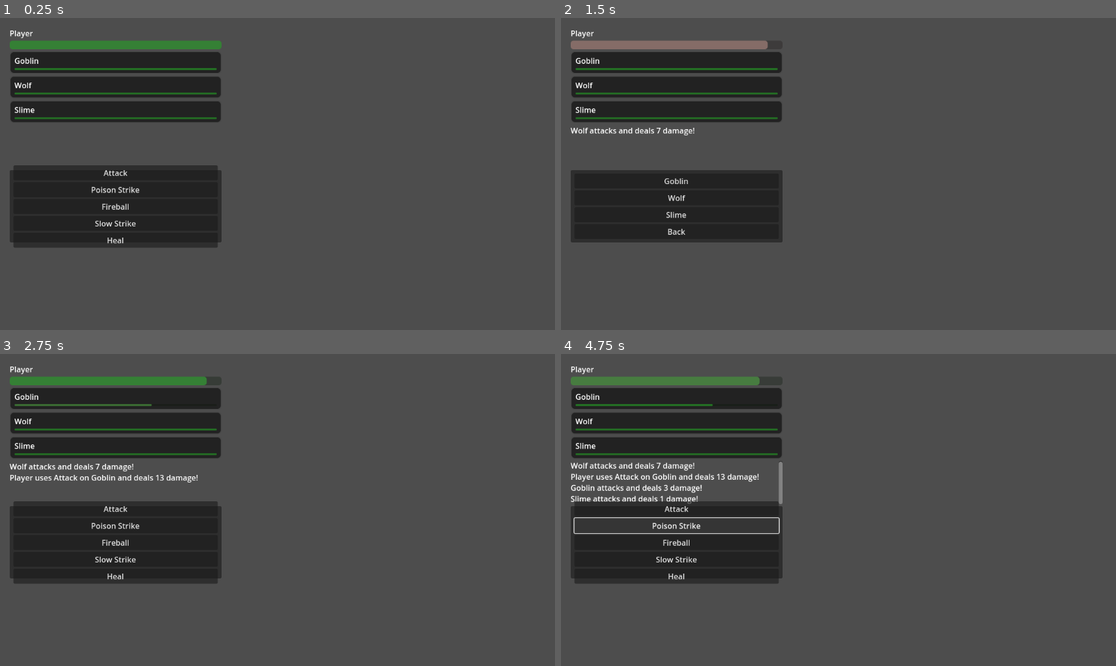
Above: before the commit, frames 1-4 (two rows, left to right).
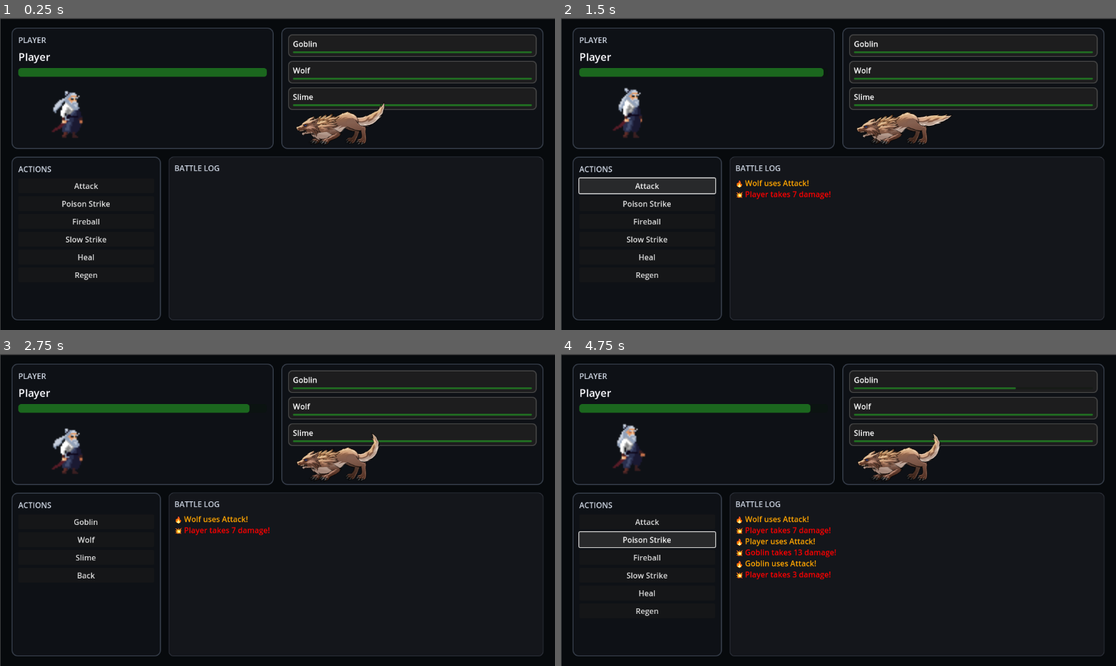
Above: after the commit, the same moments.

Repository: luizpanigassi/RPG_battle_test
Game: Godot game, scene res://scenes/battle/battle_scene.tscn
The game is run twice, just before and just after one commit, with the same random seed, the same clock (stepped at 60 frames per second) and the same inputs.
Inputs (mouse positions are in pixels of both pictures, inside the frame that each line leads up to):
- Up to frame 1 (0.25 s): no input
- Up to frame 2 (1.5 s): click (649, 273) at 0.5 s, where only the run after the commit has a clickable "Regen"; click "Attack" at 1.25 s
- Up to frame 3 (2.75 s): click (116, 516) at 2 s, where only the run before the commit has a clickable "Goblin"
- Up to frame 4 (4.75 s): click (649, 522) at 2.75 s, where only the run after the commit has a clickable "Goblin"; click (677, 525) at 3.5 s, where only the run before the commit has a clickable "Poison Strike"; click "Poison Strike" at 4.25 s

The runs differ from the first frame. In frame 1, 85% of the frame differs, in the area x 0-100%, y 0-100%; in frame 2, 86%; in frame 3, 86%; in frame 4, 87%.

Commit message:
[feat]: player sprite added, log improved

Diff:
--- a/scenes/battle/battle_scene.tscn
+++ b/scenes/battle/battle_scene.tscn
@@ -10,8 +10,15 @@
 [node name="CombatManager" type="Node" parent="."]
 script = ExtResource("1_ugm31")
 
-[node name="Player" parent="." instance=ExtResource("2_o3k7m")]
+[node name="CanvasLayer" type="CanvasLayer" parent="."]
 
-[node name="Enemy" parent="." instance=ExtResource("3_lbt8a")]
+[node name="Player" parent="CanvasLayer" instance=ExtResource("2_o3k7m")]
+z_index = 2
+position = Vector2(144, 149)
+scale = Vector2(3.02643, 3.02643)
 
-[node name="BattleUi" parent="." instance=ExtResource("4_cywj5")]
+[node name="Enemy" parent="CanvasLayer" instance=ExtResource("3_lbt8a")]
+z_index = 1
+position = Vector2(711, 166)
+
+[node name="BattleUi" parent="CanvasLayer" instance=ExtResource("4_cywj5")]
--- a/scenes/entities/enemy.tscn
+++ b/scenes/entities/enemy.tscn
@@ -1,6 +1,88 @@
-[gd_scene load_steps=2 format=3 uid="uid://p8vqswfr8i72"]
+[gd_scene load_steps=12 format=3 uid="uid://p8vqswfr8i72"]
 
 [ext_resource type="Script" uid="uid://dat5h4biii7s8" path="res://scripts/entities/enemies/enemy.gd" id="1_d7j71"]
+[ext_resource type="Texture2D" uid="uid://8v781iv58qan" path="res://assets/sprites/wolf.png" id="2_67neu"]
+
+[sub_resource type="AtlasTexture" id="AtlasTexture_ktqfp"]
+atlas = ExtResource("2_67neu")
+region = Rect2(650, 216, 325, 216)
+
+[sub_resource type="AtlasTexture" id="AtlasTexture_defa4"]
+atlas = ExtResource("2_67neu")
+region = Rect2(975, 216, 325, 216)
+
+[sub_resource type="AtlasTexture" id="AtlasTexture_jr1g6"]
+atlas = ExtResource("2_67neu")
+region = Rect2(1300, 216, 325, 216)
+
+[sub_resource type="AtlasTexture" id="AtlasTexture_hlb8m"]
+atlas = ExtResource("2_67neu")
+region = Rect2(1625, 216, 325, 216)
+
+[sub_resource type="AtlasTexture" id="AtlasTexture_4fpkd"]
+atlas = ExtResource("2_67neu")
+region = Rect2(1625, 0, 325, 216)
+
+[sub_resource type="AtlasTexture" id="AtlasTexture_67neu"]
+atlas = ExtResource("2_67neu")
+region = Rect2(325, 0, 325, 216)
+
+[sub_resource type="AtlasTexture" id="AtlasTexture_wqw0c"]
+atlas = ExtResource("2_67neu")
+region = Rect2(650, 0, 325, 216)
+
+[sub_resource type="AtlasTexture" id="AtlasTexture_onntj"]
+atlas = ExtResource("2_67neu")
+region = Rect2(0, 0, 325, 216)
+
+[sub_resource type="SpriteFrames" id="SpriteFrames_1kl1a"]
+animations = [{
+"frames": [{
+"duration": 1.0,
+"texture": SubResource("AtlasTexture_ktqfp")
+}, {
+"duration": 1.0,
+"texture": SubResource("AtlasTexture_defa4")
+}, {
+"duration": 1.0,
+"texture": SubResource("AtlasTexture_jr1g6")
+}, {
+"duration": 1.0,
+"texture": SubResource("AtlasTexture_hlb8m")
+}, {
+"duration": 1.0,
+"texture": SubResource("AtlasTexture_4fpkd")
+}],
+"loop": true,
+"name": &"wolf_attack",
+"speed": 10.0
+}, {
+"frames": [{
+"duration": 1.0,
+"texture": SubResource("AtlasTexture_67neu")
+}, {
+"duration": 1.0,
+"texture": SubResource("AtlasTexture_67neu")
+}, {
+"duration": 1.0,
+"texture": SubResource("AtlasTexture_wqw0c")
+}, {
+"duration": 1.0,
+"texture": SubResource("AtlasTexture_onntj")
+}, {
+"duration": 1.0,
+"texture": SubResource("AtlasTexture_onntj")
+}],
+"loop": true,
+"name": &"wolf_idle",
+"speed": 5.0
+}]
 
 [node name="Enemy" type="Node2D"]
 script = ExtResource("1_d7j71")
+
+[node name="AnimatedSprite2D" type="AnimatedSprite2D" parent="."]
+sprite_frames = SubResource("SpriteFrames_1kl1a")
+animation = &"wolf_idle"
+autoplay = "wolf_idle"
+frame_progress = 0.0317819
--- a/scenes/entities/player.tscn
+++ b/scenes/entities/player.tscn
@@ -1,6 +1,180 @@
-[gd_scene load_steps=2 format=3 uid="uid://mww3mvqcra6c"]
+[gd_scene load_steps=27 format=3 uid="uid://mww3mvqcra6c"]
 
 [ext_resource type="Script" uid="uid://bmbtihta7m53s" path="res://scripts/entities/player_party/player.gd" id="1_ucweq"]
+[ext_resource type="Texture2D" uid="uid://ckqqgy3x3agh1" path="res://assets/sprites/player_attack.png" id="2_42nxq"]
+[ext_resource type="Texture2D" uid="uid://bfn3be7q3j6og" path="res://assets/sprites/player_hurt.png" id="3_5u6hq"]
+[ext_resource type="Texture2D" uid="uid://ds7u6o8vflurq" path="res://assets/sprites/player_idle.png" id="4_d4qa6"]
+
+[sub_resource type="AtlasTexture" id="AtlasTexture_ss7kx"]
+atlas = ExtResource("2_42nxq")
+region = Rect2(0, 0, 96, 96)
+
+[sub_resource type="AtlasTexture" id="AtlasTexture_dnykm"]
+atlas = ExtResource("2_42nxq")
+region = Rect2(96, 0, 96, 96)
+
+[sub_resource type="AtlasTexture" id="AtlasTexture_c5rqy"]
+atlas = ExtResource("2_42nxq")
+region = Rect2(192, 0, 96, 96)
+
+[sub_resource type="AtlasTexture" id="AtlasTexture_b6tgf"]
+atlas = ExtResource("2_42nxq")
+region = Rect2(288, 0, 96, 96)
+
+[sub_resource type="AtlasTexture" id="AtlasTexture_73kkf"]
+atlas = ExtResource("2_42nxq")
+region = Rect2(384, 0, 96, 96)
+
+[sub_resource type="AtlasTexture" id="AtlasTexture_n5sgd"]
+atlas = ExtResource("2_42nxq")
+region = Rect2(480, 0, 96, 96)
+
+[sub_resource type="AtlasTexture" id="AtlasTexture_5ki56"]
+atlas = ExtResource("2_42nxq")
+region = Rect2(576, 0, 96, 96)
+
+[sub_resource type="AtlasTexture" id="AtlasTexture_saib0"]
+atlas = ExtResource("3_5u6hq")
+region = Rect2(0, 0, 96, 96)
+
+[sub_resource type="AtlasTexture" id="AtlasTexture_ogpgs"]
+atlas = ExtResource("3_5u6hq")
+region = Rect2(96, 0, 96, 96)
+
+[sub_resource type="AtlasTexture" id="AtlasTexture_spk56"]
+atlas = ExtResource("3_5u6hq")
+region = Rect2(192, 0, 96, 96)
+
+[sub_resource type="AtlasTexture" id="AtlasTexture_1yk18"]
+atlas = ExtResource("3_5u6hq")
+region = Rect2(288, 0, 96, 96)
+
+[sub_resource type="AtlasTexture" id="AtlasTexture_b4o2o"]
+atlas = ExtResource("4_d4qa6")
+region = Rect2(0, 0, 96, 96)
+
+[sub_resource type="AtlasTexture" id="AtlasTexture_yr3on"]
+atlas = ExtResource("4_d4qa6")
+region = Rect2(96, 0, 96, 96)
+
+[sub_resource type="AtlasTexture" id="AtlasTexture_2ngu4"]
+atlas = ExtResource("4_d4qa6")
+region = Rect2(192, 0, 96, 96)
+
+[sub_resource type="AtlasTexture" id="AtlasTexture_jv5ih"]
+atlas = ExtResource("4_d4qa6")
+region = Rect2(288, 0, 96, 96)
+
+[sub_resource type="AtlasTexture" id="AtlasTexture_n36er"]
+atlas = ExtResource("4_d4qa6")
+region = Rect2(384, 0, 96, 96)
+
+[sub_resource type="AtlasTexture" id="AtlasTexture_d745t"]
+atlas = ExtResource("4_d4qa6")
+region = Rect2(480, 0, 96, 96)
+
+[sub_resource type="AtlasTexture" id="AtlasTexture_qc1tv"]
+atlas = ExtResource("4_d4qa6")
+region = Rect2(576, 0, 96, 96)
+
+[sub_resource type="AtlasTexture" id="AtlasTexture_xe83n"]
+atlas = ExtResource("4_d4qa6")
+region = Rect2(672, 0, 96, 96)
+
+[sub_resource type="AtlasTexture" id="AtlasTexture_cwche"]
+atlas = ExtResource("4_d4qa6")
+region = Rect2(768, 0, 96, 96)
+
+[sub_resource type="AtlasTexture" id="AtlasTexture_yv3je"]
+atlas = ExtResource("4_d4qa6")
+region = Rect2(864, 0, 96, 96)
+
+[sub_resource type="SpriteFrames" id="SpriteFrames_3hm5d"]
+animations = [{
+"frames": [{
+"duration": 1.0,
+"texture": SubResource("AtlasTexture_ss7kx")
+}, {
+"duration": 1.0,
+"texture": SubResource("AtlasTexture_dnykm")
+}, {
+"duration": 1.0,
+"texture": SubResource("AtlasTexture_c5rqy")
+}, {
+"duration": 1.0,
+"texture": SubResource("AtlasTexture_b6tgf")
+}, {
+"duration": 1.0,
+"texture": SubResource("AtlasTexture_73kkf")
+}, {
+"duration": 1.0,
+"texture": SubResource("AtlasTexture_n5sgd")
+}, {
+"duration": 1.0,
+"texture": SubResource("AtlasTexture_5ki56")
+}],
+"loop": true,
+"name": &"attack",
+"speed": 10.0
+}, {
+"frames": [{
+"duration": 1.0,
+"texture": SubResource("AtlasTexture_saib0")
+}, {
+"duration": 1.0,
+"texture": SubResource("AtlasTexture_ogpgs")
+}, {
+"duration": 1.0,
+"texture": SubResource("AtlasTexture_spk56")
+}, {
+"duration": 1.0,
+"texture": SubResource("AtlasTexture_1yk18")
+}],
+"loop": true,
+"name": &"hurt",
+"speed": 10.0
+}, {
+"frames": [{
+"duration": 1.0,
+"texture": SubResource("AtlasTexture_b4o2o")
+}, {
+"duration": 1.0,
+"texture": SubResource("AtlasTexture_yr3on")
+}, {
+"duration": 1.0,
+"texture": SubResource("AtlasTexture_2ngu4")
+}, {
+"duration": 1.0,
+"texture": SubResource("AtlasTexture_jv5ih")
+}, {
+"duration": 1.0,
+"texture": SubResource("AtlasTexture_n36er")
+}, {
+"duration": 1.0,
+"texture": SubResource("AtlasTexture_d745t")
+}, {
+"duration": 1.0,
+"texture": SubResource("AtlasTexture_qc1tv")
+}, {
+"duration": 1.0,
+"texture": SubResource("AtlasTexture_xe83n")
+}, {
+"duration": 1.0,
+"texture": SubResource("AtlasTexture_cwche")
+}, {
+"duration": 1.0,
+"texture": SubResource("AtlasTexture_yv3je")
+}],
+"loop": true,
+"name": &"idle",
+"speed": 10.0
+}]
 
 [node name="Player" type="Node2D"]
 script = ExtResource("1_ucweq")
+
+[node name="AnimatedSprite2D" type="AnimatedSprite2D" parent="."]
+sprite_frames = SubResource("SpriteFrames_3hm5d")
+animation = &"attack"
+autoplay = "idle"
+frame_progress = 0.802018
--- a/scripts/combat/combat_manager.gd
+++ b/scripts/combat/combat_manager.gd
@@ -1,8 +1,8 @@
 class_name CombatManager
 extends Node
 
-@onready var player = $"../Player"
-@onready var ui = $"../BattleUi"
+@onready var player = $"../CanvasLayer/Player"
+@onready var ui = $"../CanvasLayer/BattleUi"
 
 var waiting_for_input = false
 var turn_queue: Array = []
@@ -82,7 +82,7 @@
 	if action.target_type == Action.TargetType.ENEMY:
 		ui.start_target_selection(enemies)
 	elif action.target_type == Action.TargetType.SELF:
-		_on_target_selected(player)
+		await _on_target_selected(player)
 
 func enemy_turn(enemy_entity):
 	print(enemy_entity.name + "'s turn!")
@@ -91,17 +91,17 @@
 	var decision = enemy_entity.choose_action(player_party)
 	var action = decision["action"]
 	var target = decision["target"]
+	ui.log_skill(enemy_entity, action)
 
 	var damage = action.execute(enemy_entity, target, self)
 
 	if damage > 0:
-		ui.log(enemy_entity.name + " attacks and deals " + str(damage) + " damage!")
+		ui.log_damage(target, damage)
+		if target == player:
+			await player.play_hurt_animation()
 
 	elif damage < 0:
-		ui.log(enemy_entity.name + " heals " + str(-damage) + " HP!")
-
-	else:
-		ui.log(enemy_entity.name + " uses " + action.name + "!")
+		ui.log_heal(target, -damage)
 
 	cleanup_dead()
 
@@ -109,16 +109,15 @@
 	end_turn()
 
 func _on_target_selected(target):
+	ui.log_skill(player, pending_action)
+	await player.play_attack_animation()
 	var damage = pending_action.execute(player, target, self)
 
 	if damage > 0:
-		ui.log("Player uses " + pending_action.name + " on " + target.name + " and deals " + str(damage) + " damage!")
+		ui.log_damage(target, damage)
 
 	elif damage < 0:
-		ui.log("Player uses " + pending_action.name + " and heals " + str(-damage) + " HP!")
-
-	else:
-		ui.log("Player uses " + pending_action.name + "!")
+		ui.log_heal(target, -damage)
 
 	ui.update_hp(player, enemies)
 
@@ -160,7 +159,7 @@
 		if effect.duration <= 0:
 			effect.on_expire(entity)
 			entity.status_effects.erase(effect)
-			ui.log(entity.name + " is no longer affected by " + effect.name + ".")
+			ui.log_status_end(entity, effect)
 
 func is_combat_over() -> bool:
 	var all_players_dead = true
--- a/scripts/combat/skills/skill_factory.gd
+++ b/scripts/combat/skills/skill_factory.gd
@@ -53,3 +53,12 @@
 	skill.effects = [heal(15)]
 
 	return skill
+
+static func regen():
+	var skill = SkillAction.new()
+	skill.name = "Regen"
+	skill.target_type = Action.TargetType.SELF
+
+	skill.effects = [status(Regen)]
+
+	return skill
--- a/scripts/combat/status/burn.gd
+++ b/scripts/combat/status/burn.gd
@@ -10,4 +10,4 @@
 func on_turn_start(target, combat):
 	target.take_damage(damage)
 	print(target.name, " takes ", damage, " burn damage!")
-	combat.ui.log(target.name + " takes " + str(damage) + " burn damage!")
+	combat.ui.log_damage(target, damage)
--- a/scripts/combat/status/poison.gd
+++ b/scripts/combat/status/poison.gd
@@ -10,4 +10,4 @@
 func on_turn_start(target, combat):
 	target.take_damage(damage)
 	print(target.name, " takes ", damage, " poison damage!")
-	combat.ui.log(target.name + " takes " + str(damage) + " poison damage!")
+	combat.ui.log_damage(target, damage)
--- /dev/null
+++ b/scripts/combat/status/regen_effect.gd
@@ -0,0 +1,14 @@
+class_name Regen
+extends StatusEffect
+
+var heal_amount := 5
+
+func _init():
+	name = "Regen"
+	duration = 5
+	is_buff = true
+
+func on_turn_start(target, combat):
+	target.heal(heal_amount)
+	print(target.name, " regenerates ", heal_amount, " damage!")
+	combat.ui.log_heal(target, heal_amount)
--- a/scripts/combat/status/status_effect.gd
+++ b/scripts/combat/status/status_effect.gd
@@ -3,6 +3,7 @@
 
 var name := "Status"
 var duration := 3
+var is_buff := false
 
 func on_apply(_target):
 	pass
--- a/scripts/entities/entity.gd
+++ b/scripts/entities/entity.gd
@@ -31,11 +31,13 @@
 		if e.name == effect.name:
 			return
 
-	print(name, " is affected by ", effect.name)
+	if combat != null and combat.ui != null:
+		if effect.is_buff:
+			combat.ui.log_buff(self, effect)
+		else:
+			combat.ui.log_status(self, effect)
 	status_effects.append(effect)
 	effect.on_apply(self)
-	if combat != null and combat.ui != null:
-		combat.ui.log(name + " is afflicted with " + effect.name + "!")
 
 func die():
 	print(name + " died.")
--- a/scripts/entities/player_party/player.gd
+++ b/scripts/entities/player_party/player.gd
@@ -1,4 +1,6 @@
 extends Entity
+
+@onready var animated_sprite: AnimatedSprite2D = $AnimatedSprite2D
 
 func _init():
 
@@ -9,3 +11,31 @@
 	actions.append(SkilLFactory.fireball())
 	actions.append(SkilLFactory.slow_strike())
 	actions.append(SkilLFactory.healing())
+	actions.append(SkilLFactory.regen())
+
+func play_attack_animation():
+	await _play_one_shot_animation("attack")
+
+func play_hurt_animation():
+	await _play_one_shot_animation("hurt")
+
+func _play_one_shot_animation(animation_name: String):
+	if animated_sprite == null:
+		return
+	if animated_sprite.sprite_frames == null:
+		return
+	if not animated_sprite.sprite_frames.has_animation(animation_name):
+		return
+
+	animated_sprite.play(animation_name)
+
+	var frame_count := animated_sprite.sprite_frames.get_frame_count(animation_name)
+	var animation_speed := animated_sprite.sprite_frames.get_animation_speed(animation_name) * animated_sprite.speed_scale
+	if animation_speed <= 0.0:
+		animation_speed = 1.0
+
+	var duration := float(frame_count) / animation_speed
+	await get_tree().create_timer(duration).timeout
+
+	if animated_sprite != null and animated_sprite.sprite_frames != null and animated_sprite.sprite_frames.has_animation("idle"):
+		animated_sprite.play("idle")
--- a/ui/battle_ui.gd
+++ b/ui/battle_ui.gd
@@ -4,16 +4,23 @@
 signal target_selected(target)
 signal back_pressed
 
-@onready var player_hp_bar: ProgressBar = $MainContainer/TopBar/PlayerContainer/PlayerHPBar
-@onready var action_container: VBoxContainer = $MainContainer/ActionPanel/ActionContainer
-@onready var battle_log: RichTextLabel = $MainContainer/BattleLog
-@onready var player_name_label: Label = $MainContainer/TopBar/PlayerContainer/PlayerNameLabel
-@onready var enemy_container: VBoxContainer = $MainContainer/EnemyContainer
+@onready var player_hp_bar: ProgressBar = $MainContainer/Layout/TopRow/PlayerPanel/PlayerContainer/PlayerHPBar
+@onready var action_container: VBoxContainer = $MainContainer/Layout/BottomRow/ActionPanel/ActionColumn/ActionContainer
+@onready var battle_log: RichTextLabel = $MainContainer/Layout/BottomRow/LogPanel/LogColumn/BattleLog
+@onready var player_name_label: Label = $MainContainer/Layout/TopRow/PlayerPanel/PlayerContainer/PlayerNameLabel
+@onready var enemy_container: VBoxContainer = $MainContainer/Layout/TopRow/EnemyPanel/EnemyContainer
+
+const MAX_BATTLE_LOG_LINES := 10
 
 var player_low_hp_tween: Tween
 var last_player_hp := -1
 var enemy_panels = {}
 var highlighted_enemy = null
+var battle_log_lines: Array[String] = []
+
+func _ready():
+	battle_log.scroll_active = false
+	battle_log.bbcode_enabled = true
 
 func set_actions(actions: Array[Action]):
 	for panel in enemy_panels.values():
@@ -133,8 +140,31 @@
 		tween.parallel().tween_property(bar, "modulate", new_color, 0.25)
 
 func log(text: String):
-	battle_log.append_text(text + '\n')
-	battle_log.scroll_to_line(battle_log.get_line_count())
+	battle_log_lines.append(text)
+
+	while battle_log_lines.size() > MAX_BATTLE_LOG_LINES:
+		battle_log_lines.pop_front()
+
+	battle_log.clear()
+	battle_log.append_text("\n".join(battle_log_lines))
+
+func log_skill(user, skill):
+	self.log("[color=orange]🔥 " + user.name + " uses " + skill.name + "![/color]")
+
+func log_damage(target, amount):
+	self.log("[color=red]💥 " + target.name + " takes " + str(amount) + " damage![/color]")
+
+func log_heal(target, amount):
+	self.log("[color=green]💚 " + target.name + " recovers " + str(amount) + " HP![/color]")
+
+func log_status(target, status):
+	self.log("[color=violet]☠ " + target.name + " is afflicted with " + status.name + "![/color]")
+
+func log_buff(target, status):
+	self.log("[color=skyblue]✨ " + target.name + " gains " + status.name + "![/color]")
+
+func log_status_end(target, status):
+	self.log("[color=gray]✨ " + status.name + " on " + target.name + " wore off.[/color]")
 
 func get_hp_color(current_hp: int, max_hp: int) -> Color:
 	var ratio := float(current_hp) / float(max_hp)
--- a/ui/battle_ui.tscn
+++ b/ui/battle_ui.tscn
@@ -1,56 +1,187 @@
-[gd_scene load_steps=2 format=3 uid="uid://og465bebxo4g"]
+[gd_scene load_steps=4 format=3 uid="uid://og465bebxo4g"]
 
 [ext_resource type="Script" uid="uid://drrtmsxbj5xir" path="res://ui/battle_ui.gd" id="1_fyysl"]
 
+[sub_resource type="StyleBoxFlat" id="StyleBoxFlat_frame"]
+content_margin_left = 14.0
+content_margin_top = 14.0
+content_margin_right = 14.0
+content_margin_bottom = 14.0
+bg_color = Color(0.06, 0.07, 0.09, 0.92)
+border_width_left = 2
+border_width_top = 2
+border_width_right = 2
+border_width_bottom = 2
+border_color = Color(0.22, 0.25, 0.3, 1)
+corner_radius_top_left = 12
+corner_radius_top_right = 12
+corner_radius_bottom_right = 12
+corner_radius_bottom_left = 12
+
+[sub_resource type="StyleBoxFlat" id="StyleBoxFlat_log"]
+content_margin_left = 12.0
+content_margin_top = 12.0
+content_margin_right = 12.0
+content_margin_bottom = 12.0
+bg_color = Color(0.08, 0.09, 0.11, 0.96)
+border_width_left = 1
+border_width_top = 1
+border_width_right = 1
+border_width_bottom = 1
+border_color = Color(0.24, 0.26, 0.31, 1)
+corner_radius_top_left = 10
+corner_radius_top_right = 10
+corner_radius_bottom_right = 10
+corner_radius_bottom_left = 10
+
 [node name="BattleUi" type="Control"]
 layout_mode = 3
-anchors_preset = 0
+anchors_preset = 15
+anchor_right = 1.0
+anchor_bottom = 1.0
+grow_horizontal = 2
+grow_vertical = 2
 script = ExtResource("1_fyysl")
 
-[node name="MainContainer" type="VBoxContainer" parent="."]
-layout_mode = 0
-offset_left = 20.0
+[node name="Background" type="ColorRect" parent="."]
+layout_mode = 1
+anchors_preset = 15
+anchor_right = 1.0
+anchor_bottom = 1.0
+offset_left = 1.0
+offset_top = 2.0
+offset_right = 1.0
+offset_bottom = 2.0
+grow_horizontal = 2
+grow_vertical = 2
+color = Color(0.03, 0.04, 0.05, 1)
+
+[node name="MainContainer" type="MarginContainer" parent="."]
+layout_mode = 1
+anchors_preset = 15
+anchor_right = 1.0
+anchor_bottom = 1.0
+offset_left = 24.0
 offset_top = 20.0
-offset_right = 460.0
-offset_bottom = 330.0
+offset_right = -24.0
+offset_bottom = -20.0
+grow_horizontal = 2
+grow_vertical = 2
 
-[node name="TopBar" type="HBoxContainer" parent="MainContainer"]
+[node name="Layout" type="VBoxContainer" parent="MainContainer"]
+custom_minimum_size = Vector2(0, 240)
 layout_mode = 2
 size_flags_horizontal = 3
+size_flags_vertical = 3
+size_flags_stretch_ratio = 1.15
 theme_override_constants/separation = 16
 
-[node name="PlayerContainer" type="VBoxContainer" parent="MainContainer/TopBar"]
+[node name="TopRow" type="HBoxContainer" parent="MainContainer/Layout"]
 layout_mode = 2
 size_flags_horizontal = 3
+size_flags_vertical = 3
+theme_override_constants/separation = 16
 
-[node name="PlayerNameLabel" type="Label" parent="MainContainer/TopBar/PlayerContainer"]
+[node name="PlayerPanel" type="PanelContainer" parent="MainContainer/Layout/TopRow"]
+custom_minimum_size = Vector2(0, 200)
 layout_mode = 2
+size_flags_horizontal = 3
+size_flags_vertical = 3
+theme_override_styles/panel = SubResource("StyleBoxFlat_frame")
 
-[node name="PlayerHPBar" type="ProgressBar" parent="MainContainer/TopBar/PlayerContainer"]
+[node name="PlayerContainer" type="VBoxContainer" parent="MainContainer/Layout/TopRow/PlayerPanel"]
+layout_mode = 2
+size_flags_horizontal = 3
+size_flags_vertical = 3
+theme_override_constants/separation = 8
+
+[node name="PlayerHeader" type="Label" parent="MainContainer/Layout/TopRow/PlayerPanel/PlayerContainer"]
+layout_mode = 2
+theme_override_colors/font_color = Color(0.82, 0.85, 0.9, 1)
+text = "PLAYER"
+
+[node name="PlayerNameLabel" type="Label" parent="MainContainer/Layout/TopRow/PlayerPanel/PlayerContainer"]
+layout_mode = 2
+theme_override_colors/font_color = Color(0.98, 0.98, 1, 1)
+theme_override_font_sizes/font_size = 22
+
+[node name="PlayerHPBar" type="ProgressBar" parent="MainContainer/Layout/TopRow/PlayerPanel/PlayerContainer"]
 custom_minimum_size = Vector2(180, 18)
 layout_mode = 2
 size_flags_horizontal = 3
 value = 100.0
 show_percentage = false
 
-[node name="EnemyContainer" type="VBoxContainer" parent="MainContainer"]
+[node name="EnemyPanel" type="PanelContainer" parent="MainContainer/Layout/TopRow"]
+custom_minimum_size = Vector2(0, 200)
 layout_mode = 2
+size_flags_horizontal = 3
+size_flags_vertical = 3
+theme_override_styles/panel = SubResource("StyleBoxFlat_frame")
 
-[node name="BattleLog" type="RichTextLabel" parent="MainContainer"]
-custom_minimum_size = Vector2(0, 90)
+[node name="EnemyContainer" type="VBoxContainer" parent="MainContainer/Layout/TopRow/EnemyPanel"]
 layout_mode = 2
+size_flags_horizontal = 3
+size_flags_vertical = 3
+theme_override_constants/separation = 8
 
-[node name="ActionPanel" type="Panel" parent="MainContainer"]
-custom_minimum_size = Vector2(0, 150)
+[node name="EnemyHeader" type="Label" parent="MainContainer/Layout/TopRow/EnemyPanel/EnemyContainer"]
 layout_mode = 2
+theme_override_colors/font_color = Color(0.82, 0.85, 0.9, 1)
+text = "ENEMIES"
+horizontal_alignment = 2
 
-[node name="ActionContainer" type="VBoxContainer" parent="MainContainer/ActionPanel"]
-layout_mode = 0
-anchor_right = 1.0
-anchor_bottom = 1.0
-offset_left = 8.0
-offset_top = 8.0
-offset_right = -8.0
-offset_bottom = -8.0
-grow_horizontal = 2
-grow_vertical = 2
+[node name="BottomRow" type="HBoxContainer" parent="MainContainer/Layout"]
+custom_minimum_size = Vector2(0, 340)
+layout_mode = 2
+size_flags_horizontal = 3
+size_flags_vertical = 3
+theme_override_constants/separation = 16
+
+[node name="ActionPanel" type="PanelContainer" parent="MainContainer/Layout/BottomRow"]
+custom_minimum_size = Vector2(300, 0)
+layout_mode = 2
+size_flags_horizontal = 3
+size_flags_vertical = 3
+theme_override_styles/panel = SubResource("StyleBoxFlat_frame")
+
+[node name="ActionColumn" type="VBoxContainer" parent="MainContainer/Layout/BottomRow/ActionPanel"]
+layout_mode = 2
+size_flags_horizontal = 3
+size_flags_vertical = 3
+theme_override_constants/separation = 8
+
+[node name="ActionHeader" type="Label" parent="MainContainer/Layout/BottomRow/ActionPanel/ActionColumn"]
+layout_mode = 2
+theme_override_colors/font_color = Color(0.82, 0.85, 0.9, 1)
+text = "ACTIONS"
+
+[node name="ActionContainer" type="VBoxContainer" parent="MainContainer/Layout/BottomRow/ActionPanel/ActionColumn"]
+layout_mode = 2
+size_flags_horizontal = 3
+size_flags_vertical = 3
+theme_override_constants/separation = 6
+
+[node name="LogPanel" type="PanelContainer" parent="MainContainer/Layout/BottomRow"]
+layout_mode = 2
+size_flags_horizontal = 3
+size_flags_vertical = 3
+size_flags_stretch_ratio = 2.5
+theme_override_styles/panel = SubResource("StyleBoxFlat_log")
+
+[node name="LogColumn" type="VBoxContainer" parent="MainContainer/Layout/BottomRow/LogPanel"]
+layout_mode = 2
+size_flags_horizontal = 3
+size_flags_vertical = 3
+theme_override_constants/separation = 8
+
+[node name="LogHeader" type="Label" parent="MainContainer/Layout/BottomRow/LogPanel/LogColumn"]
+layout_mode = 2
+theme_override_colors/font_color = Color(0.82, 0.85, 0.9, 1)
+text = "BATTLE LOG"
+
+[node name="BattleLog" type="RichTextLabel" parent="MainContainer/Layout/BottomRow/LogPanel/LogColumn"]
+custom_minimum_size = Vector2(0, 260)
+layout_mode = 2
+size_flags_horizontal = 3
+size_flags_vertical = 3
Not shown, added: assets/sprites/FREE_Samurai 2D Pixel Art v1.2/License.txt
Binary file added: assets/sprites/FREE_Samurai 2D Pixel Art v1.2/Preview.png
Not shown, added: assets/sprites/FREE_Samurai 2D Pixel Art v1.2/Preview.png.import
Binary file added: assets/sprites/FREE_Samurai 2D Pixel Art v1.2/Sprites/ATTACK 1.png
Not shown, added: assets/sprites/FREE_Samurai 2D Pixel Art v1.2/Sprites/ATTACK 1.png.import
Binary file added: assets/sprites/FREE_Samurai 2D Pixel Art v1.2/Sprites/HURT.png
Not shown, added: assets/sprites/FREE_Samurai 2D Pixel Art v1.2/Sprites/HURT.png.import
Binary file added: assets/sprites/FREE_Samurai 2D Pixel Art v1.2/Sprites/IDLE.png
Not shown, added: assets/sprites/FREE_Samurai 2D Pixel Art v1.2/Sprites/IDLE.png.import
Binary file added: assets/sprites/FREE_Samurai 2D Pixel Art v1.2/Sprites/RUN.png
Not shown, added: assets/sprites/FREE_Samurai 2D Pixel Art v1.2/Sprites/RUN.png.import
Binary file added: assets/sprites/Free Sprites/Bat_0000_dark.png
(and 68 more such lines)
